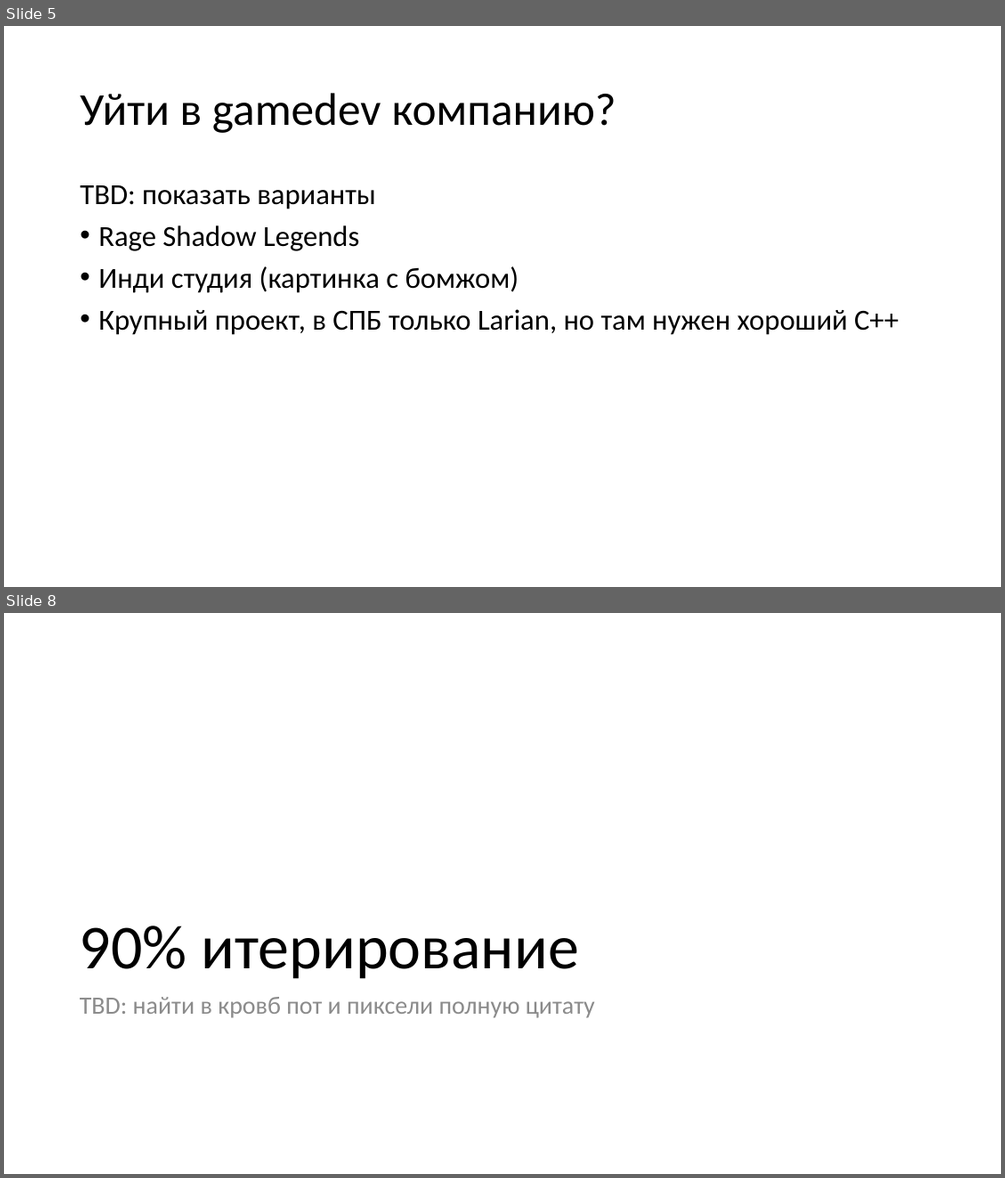
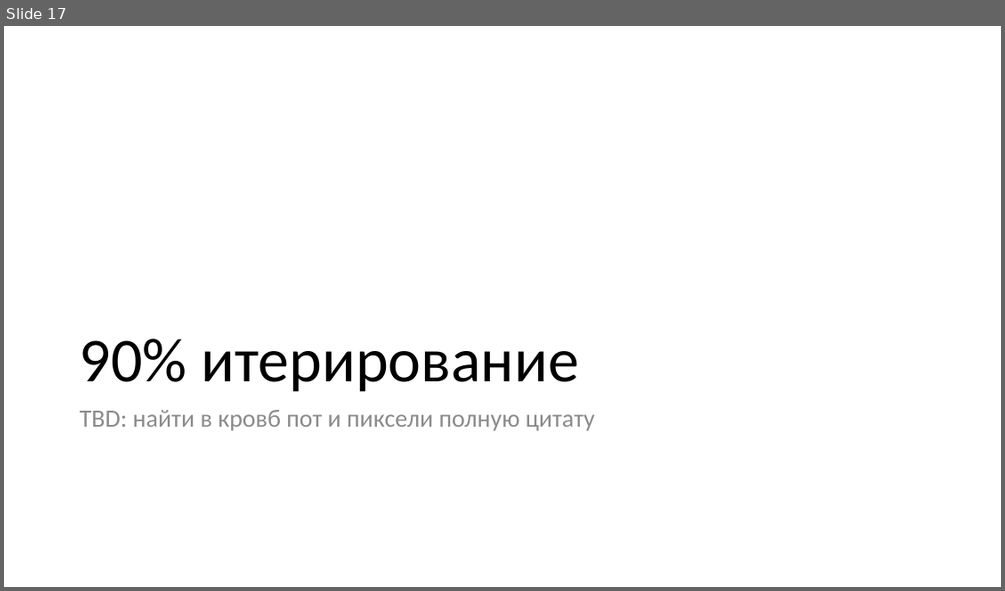
Before and after one commit to kugushev/presentations, a slide deck: 2020_GameDev-As-Hobby/Presentation.pptx. Shown one above the other, each under a label of ours: slides 5 and 8 before the commit, slide 17 after it; the slides between them are not shown. The pictures are 1005x1178 and 1005x591 pixels, drawn with LibreOffice and Linux fonts; fonts in the diff are those of the drawing. Boxes give left, top, right and bottom in pixels: in the first picture for what was removed or moved away, otherwise in the second. Text is boxed around its words. In the diff, an @@ line names an element or a change of style, - is before the commit and + after.

```diff
--- a/2020_GameDev-As-Hobby/Presentation.pptx
+++ b/2020_GameDev-As-Hobby/Presentation.pptx
@@ slide 5 removed at [4, 26, 1001, 587], background #FFFFFF @@
@@ title removed at [80, 93, 616, 133] @@
-Уйти в gamedev компанию?
@@ text removed at [80, 185, 898, 335] @@
-TBD: показать варианты
-• Rage Shadow Legends
-• Инди студия (картинка с бомжом)
-• Крупный проект, в СПБ только Larian, но там нужен хороший C++
@@ what was slide 8 is now slide 17 @@
```
Also in this commit, not shown: 5 slides changed, 28 slides added, 10 other slides removed.
